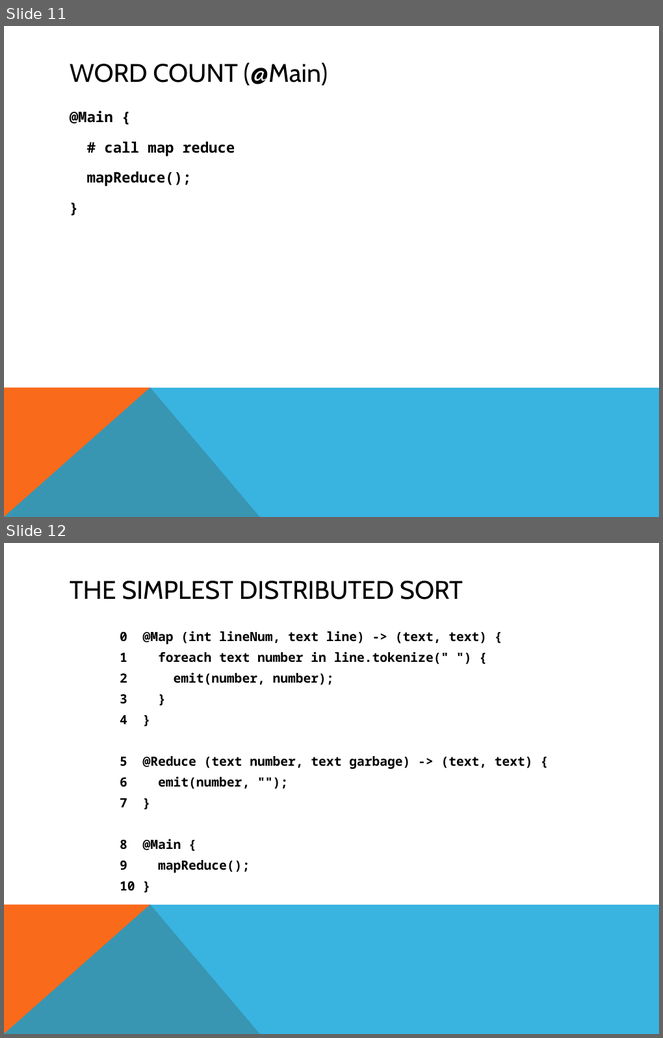
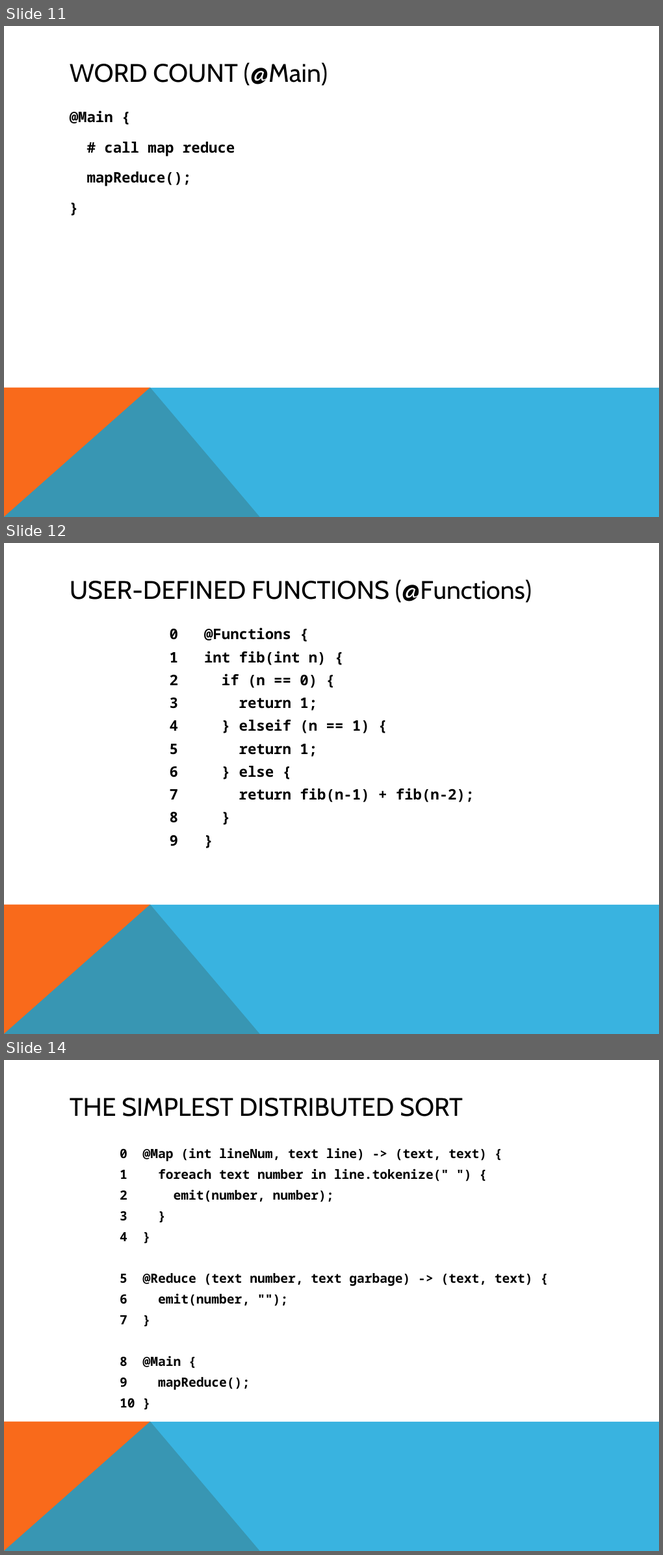
Before and after one commit to smessing/Hog, a slide deck: demo/demo.pptx. Shown one above the other, each under a label of ours: slides 11 and 12 before the commit, slides 11, 12 and 14 after it; the slides between them are not shown. The pictures are 663x1038 and 663x1555 pixels, drawn with LibreOffice and Linux fonts; fonts in the diff are those of the drawing. Boxes give left, top, right and bottom in pixels: in the first picture for what was removed or moved away, otherwise in the second. Text is boxed around its words. In the diff, an @@ line names an element or a change of style, - is before the commit and + after.

```diff
--- a/demo/demo.pptx
+++ b/demo/demo.pptx
@@ slide 12 added at bbox=[4, 543, 659, 1034], background #FFFFFF; not listed: 2 template elements that a slide beside it also shows @@
@@ title added at bbox=[70, 579, 532, 603], 28 pt, text #000000 @@
+USER-DEFINED FUNCTIONS (@Functions)
@@ text added at bbox=[170, 627, 475, 847], 16 pt, text #000000, bold @@
+0 @Functions {
+1 int fib(int n) {
+2 if (n == 0) {
+3 return 1;
+4 } elseif (n == 1) {
+5 return 1;
+6 } else {
+7 return fib(n-1) + fib(n-2);
+8 }
+9 }
@@ what was slide 12 is now slide 14 @@
```
Also in this commit, not shown: 1 slide changed, 1 other slide added.
